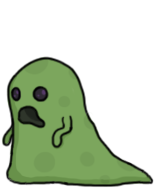
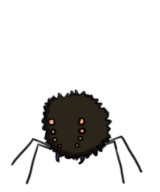
Comparing the layer stacks of the two 160×192 images. Changes:
hid group "Slime" (6 layers) over [1, 56, 154, 188]
hid "Slime2-Outline" over [1, 56, 154, 188]
hid "Slime-Highlights2" over [1, 56, 153, 187]
hid "Slime2" over [3, 57, 152, 187]
added group "CinderSpider" with 6 layers above "Spider" over [10, 88, 144, 187]
added layer "Spider1-Outline" (1st of 2, in "CinderSpider") in group "CinderSpider" over [10, 88, 144, 186]
added layer "Spider-Highlights" (1st of 2, in "CinderSpider") in group "CinderSpider" over [42, 95, 110, 160]
added layer "Spider1" (1st of 2, in "CinderSpider") in group "CinderSpider" over [42, 92, 112, 163]
